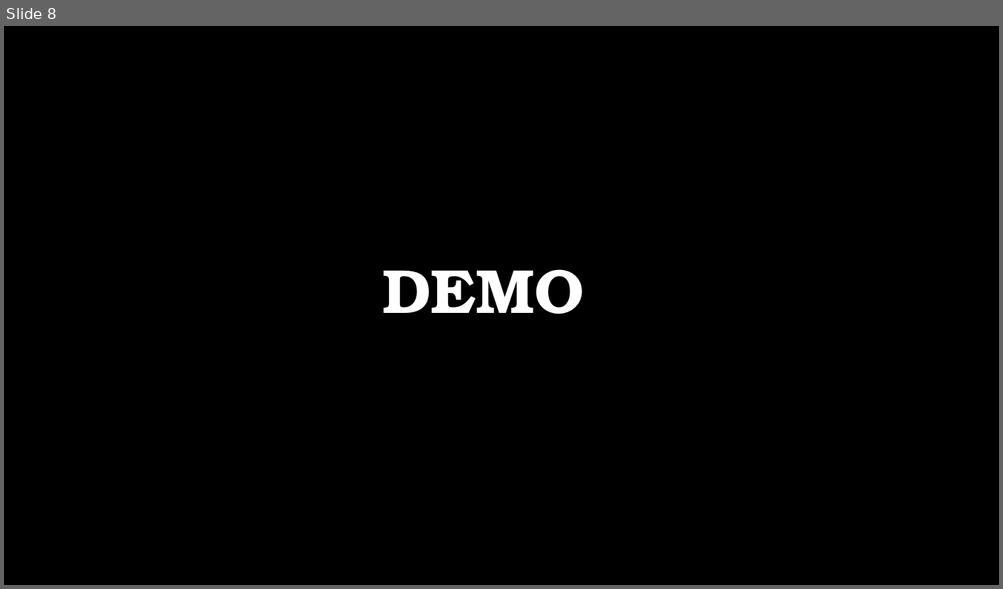
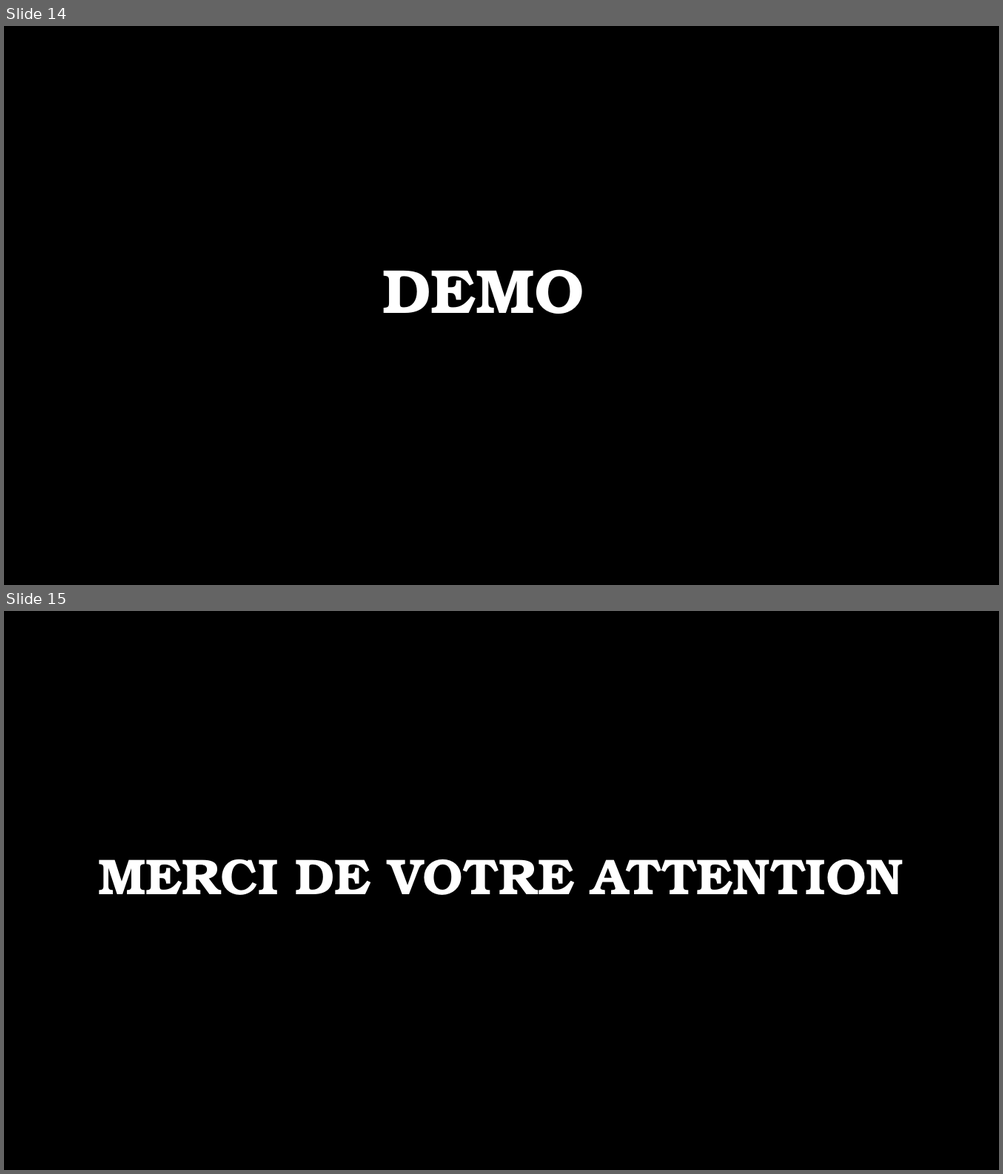
Before and after one commit to Reda066/7WondersProjet, a slide deck: Documentation/PROJET DEVELOPPEMENT.pptx. Shown one above the other, each under a label of ours: slide 8 before the commit, slides 14 and 15 after it. The pictures are 1003x589 and 1003x1174 pixels, drawn with LibreOffice and Linux fonts; fonts in the diff are those of the drawing; background and template pictures are left out. Boxes give left, top, right and bottom in pixels: in the first picture for what was removed or moved away, otherwise in the second. Text is boxed around its words. In the diff, an @@ line names an element or a change of style, - is before the commit and + after.

```diff
--- a/Documentation/PROJET DEVELOPPEMENT.pptx
+++ b/Documentation/PROJET DEVELOPPEMENT.pptx
@@ slide 15 added at (4,611,999,1170), background picture (left out) @@
@@ title added at (99,859,903,895), 48.6 pt, text #FFFFFF, bold @@
+MERCI DE VOTRE ATTENTION
@@ what was slide 8 is now slide 14 @@
```
Also in this commit, not shown: 1 slide changed, 6 other slides added, 1 slide removed, 1 other file.
